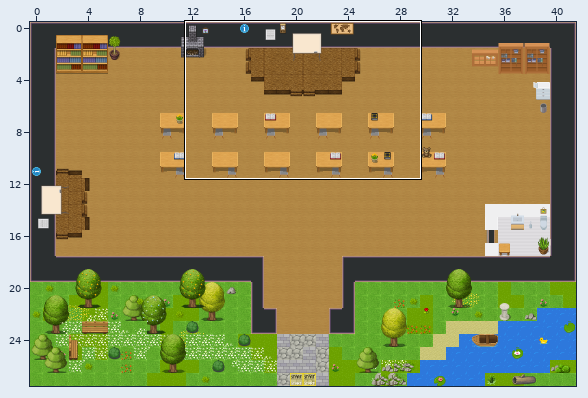
Level history. Tiled map (JSON): audience_response_wa/mainhall.tmj. Above: a wide view before the commit, with the close-up outlined.
Close-up. Earlier state:
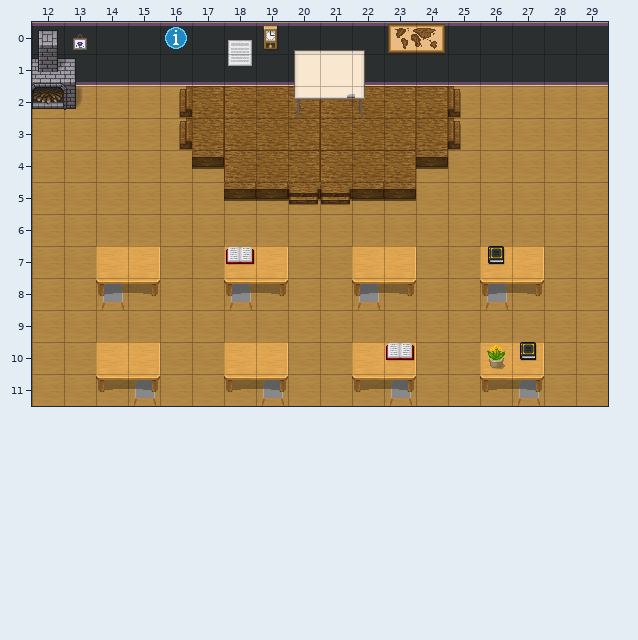
Cells are 32x32 px. Shown: x 12..29, y 0..11. The commit also changed other parts of the map, which this record leaves out.
New version:
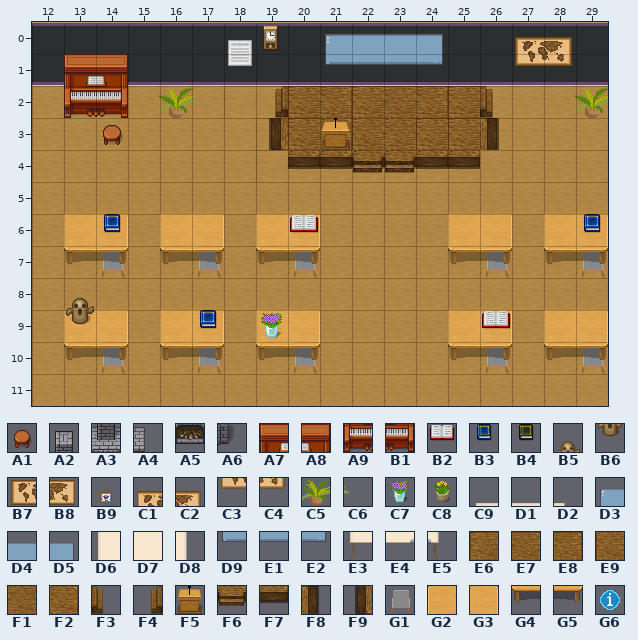
Key: from "Erweiterung": A1 754, A2 809, A3 817, A4 818, A5 825, A6 826, A7 843, A8 844, A9 851, B1 852, B2 953, B3 954, B4 956, B5 1013, B6 1021; from "WA_Decoration": B7 24, B8 25, B9 27, C1 30, C2 31, C3 42, C4 43, C5 67, C6 68, C7 92, C8 93; from "WA_Miscellaneous": C9 33, D1 34, D2 35, D3 40, D4 41, D5 42, D6 43, D7 44 turned 270, D8 45, D9 50, E1 51, E2 52, E3 53, E4 54, E5 55; from "WA_Other_Furniture": E6 84, E7 85, E8 86, E9 96, F1 97, F2 98, F3 99, F4 99 flipped left-right, F5 104, F6 109, F7 110, F8 110 turned 270, F9 110 turned 90; from "WA_Seats": G1 118; from "WA_Tables": G2 172, G3 173, G4 182, G5 183; from "WA_User_Interface": G6 104.
__ is an empty cell.
Tiles replaced or removed in this view: A2, A3, A4, A5, A6, B2, B4, B7, B8, B9, C8, C9, D1, D2, D6, D7, D8, E3, E4, E5, E6, E7, E8, E9, F1, F2, F3, F4, F6, F7, G1, G2, G3, G4, G5, G6.
From old to new:
Changed rows in their new state; .. is an unchanged cell.
Layer "furniture/furniture1":
first column x 12:
 0 __ __ .. .. __ .. .. .. .. .. .. .. .. .. ..
 1 __ __ .. .. .. .. .. .. .. .. .. .. .. .. ..
 2 __ __ .. .. .. .. .. F4 E6 E8 E6 E7 .. E6 F3
 3 .. .. .. .. .. .. .. F9 E6 F2 E9 F1 E6 E6 F8
 4 .. .. .. .. .. .. .. .. F7 F7 F6 F6 .. F7 ..
Layer "furniture/furniture2":
first column x 13:
 0 .. .. .. .. .. .. .. .. D3 D4 D4 D5 .. .. C1 C2 ..
 1 A7 A8 .. .. .. .. .. .. D9 E1 E1 E2 .. .. C3 C4 ..
 2 A9 B1 .. __ __ __ __ __ __ __ __ .. __ .. .. .. ..
 3 .. A1 .. __ __ __ __ __ F5 __ __ __ __ .. .. .. ..
 4 .. .. .. .. __ __ __ __ __ __ __ .. .. .. .. .. ..
 5 .. .. .. .. .. __ __ __ __ __ __ .. .. .. .. .. ..
 7 .. G1 .. .. G1 .. .. G1 .. .. .. .. .. G1 .. .. G1
 8 .. __ .. .. .. __ .. .. .. __ .. .. .. __ .. .. ..
10 .. G1 .. .. G1 .. .. G1 .. .. .. .. .. G1 .. .. G1
11 .. .. __ .. .. .. __ .. .. .. __ .. .. .. __ .. ..
Layer "furniture/furniture3":
first column x 20:
 0 __ __ __ __ __
 1 __ __ __ .. ..
 2 __ __ __ .. ..
first column x 13:
 6 G2 G3 .. G2 G3 .. G2 G3 .. .. .. .. G2 G3 .. G2 G3
 7 G4 G5 __ G4 G5 __ G4 G5 .. __ __ .. G4 G5 __ G4 G5
 8 .. __ __ .. .. __ __ .. .. __ __ .. .. __ __ .. ..
 9 G2 G3 .. G2 G3 .. G2 G3 .. .. .. .. G2 G3 .. G2 G3
10 G4 G5 __ G4 G5 __ G4 G5 .. __ __ .. G4 G5 __ G4 G5
11 .. __ __ .. .. __ __ .. .. __ __ .. .. __ __ .. ..
Layer "furniture/furniture4":
first column x 16:
 2 C5 C6 .. .. .. .. .. .. .. .. .. .. .. C5
first column x 13:
 6 .. B3 .. .. .. .. .. B2 .. .. .. .. .. .. .. .. B3
 7 .. .. .. .. .. __ .. .. .. .. .. .. .. __ .. .. ..
 8 B5 .. .. .. .. .. .. .. .. .. .. .. .. .. .. .. ..
 9 B6 .. .. .. B3 .. C7 .. .. .. .. .. .. B2 .. .. ..
10 .. .. .. .. .. .. .. .. .. .. __ .. .. __ __ .. ..
Pixel boxes of the changes (left, top, right, bottom) in both close-ups:
changed: (32, 24, 608, 406)
